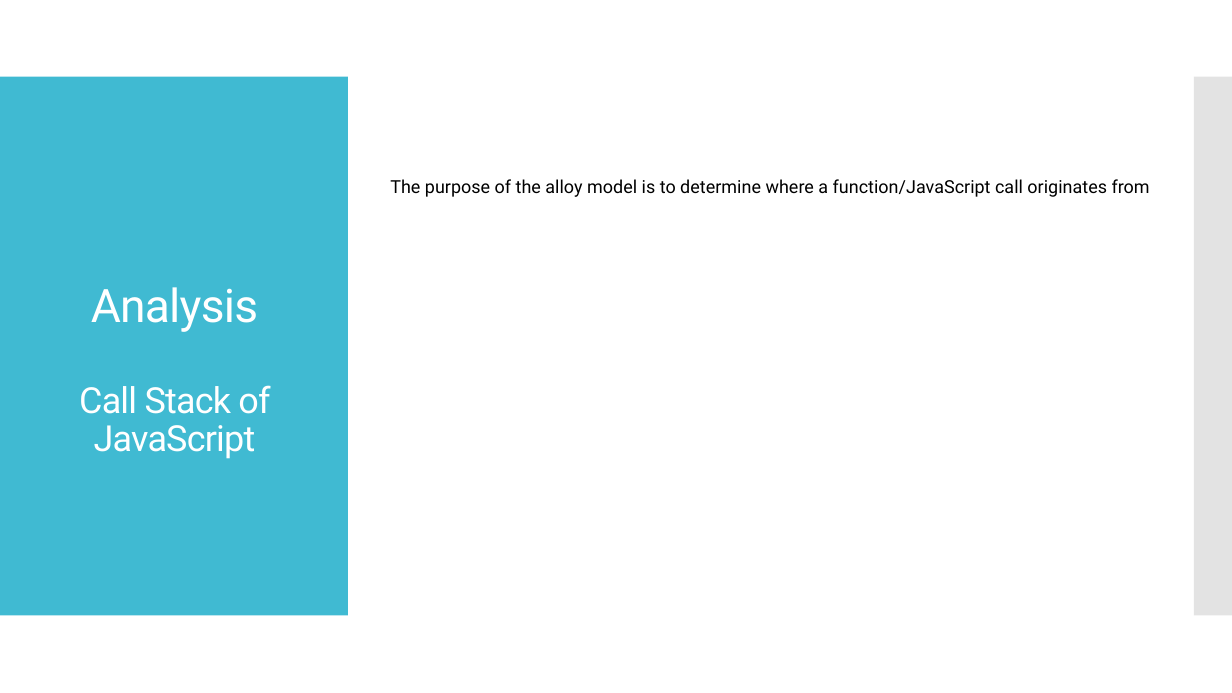
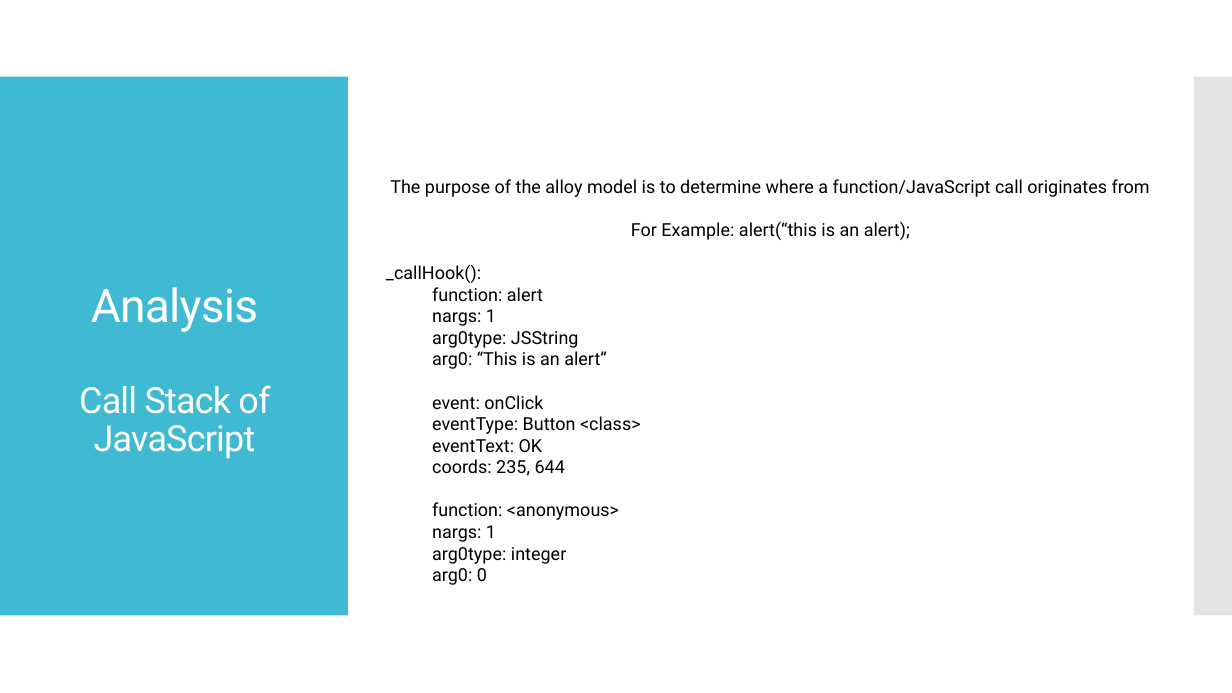
Before and after one commit to starkc1/Spring2019_Homework, a slide deck: slide 11 of SE-410/Stark_SE410_Presentation.pptx. Drawn at 1232x693 pixels with LibreOffice and Linux fonts; fonts in the diff are those of the drawing. Boxes give left, top, right and bottom in pixels: in the first picture for what was removed or moved away, otherwise in the second. Text is boxed around its words. In the diff, an @@ line names an element or a change of style, - is before the commit and + after.

```diff
--- a/SE-410/Stark_SE410_Presentation.pptx
+++ b/SE-410/Stark_SE410_Presentation.pptx
@@ text at (386, 222, 910, 585): paragraphs added @@
+For Example: alert(“this is an alert);
+_callHook():
+  function: alert
+  nargs: 1
+  arg0type: JSString
+  arg0: “This is an alert”
+  event: onClick
+  eventType: Button <class>
+  eventText: OK
+  coords: 235, 644
+  function: <anonymous>
+  nargs: 1
+  arg0type: integer
+  arg0: 0
```
Also in this commit, not shown: 5 slides added.
